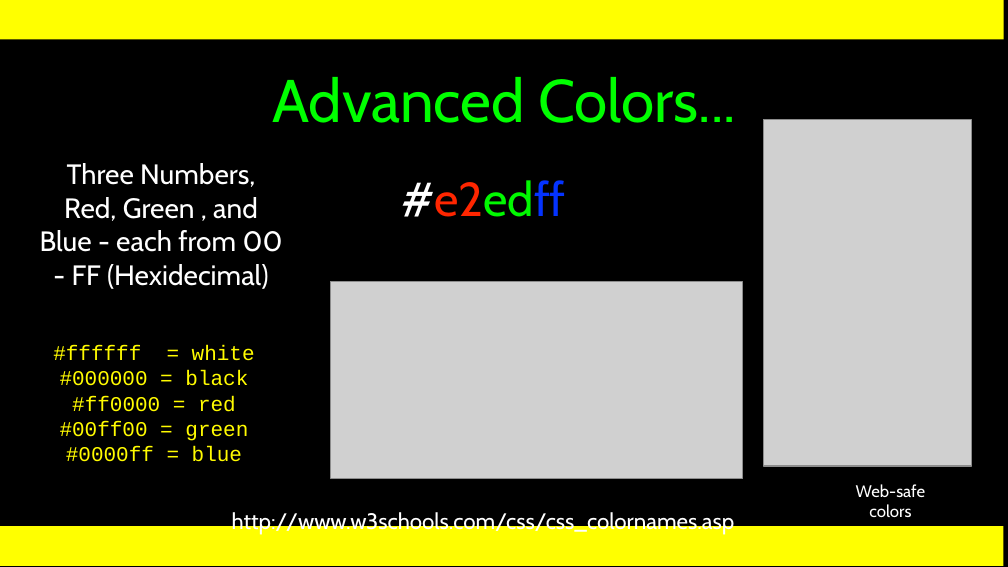
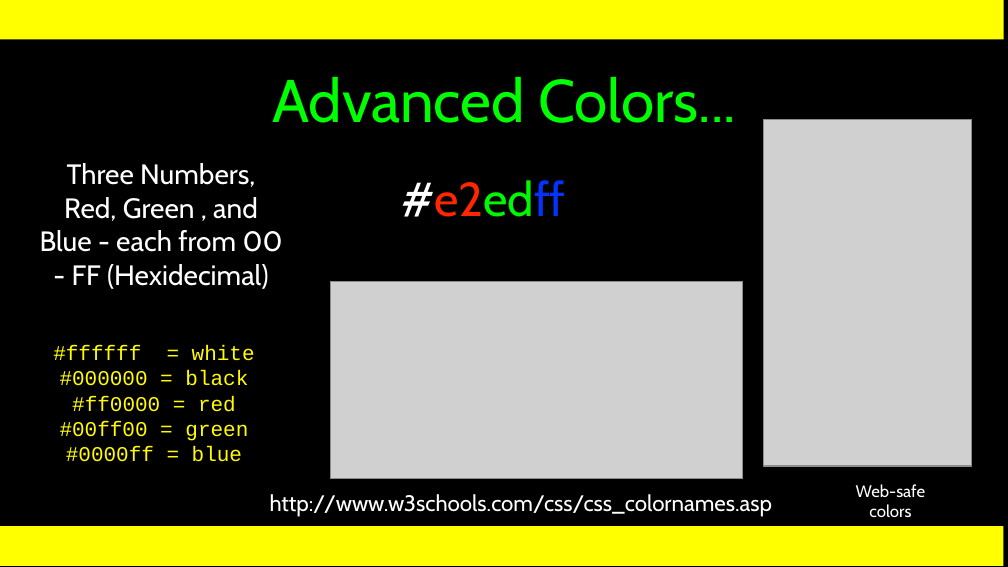
Before and after one commit to csev/wa4e, a slide deck: slide 23 of lectures/Web-03-CSS.ppt (slide 25 before the commit). Drawn at 1008x567 pixels with LibreOffice and Linux fonts; fonts in the diff are those of the drawing; grey boxes stand for pictures. Boxes give left, top, right and bottom in pixels: in the first picture for what was removed or moved away, otherwise in the second. Text is boxed around its words. In the diff, an @@ line names an element or a change of style, - is before the commit and + after.

```diff
--- a/lectures/Web-03-CSS.ppt
+++ b/lectures/Web-03-CSS.ppt
@@ text "http://www.w3schools.com/css/css_colornames.asp": place and size @@
-text "http://www.w3schools.com/css/css_colornames.asp" at bbox=[232, 510, 735, 535]
+text "http://www.w3schools.com/css/css_colornames.asp" at bbox=[270, 494, 773, 517]
```
Also in this commit, not shown: 8 other slides changed, 8 slides added, 11 slides removed, 1 other file.
